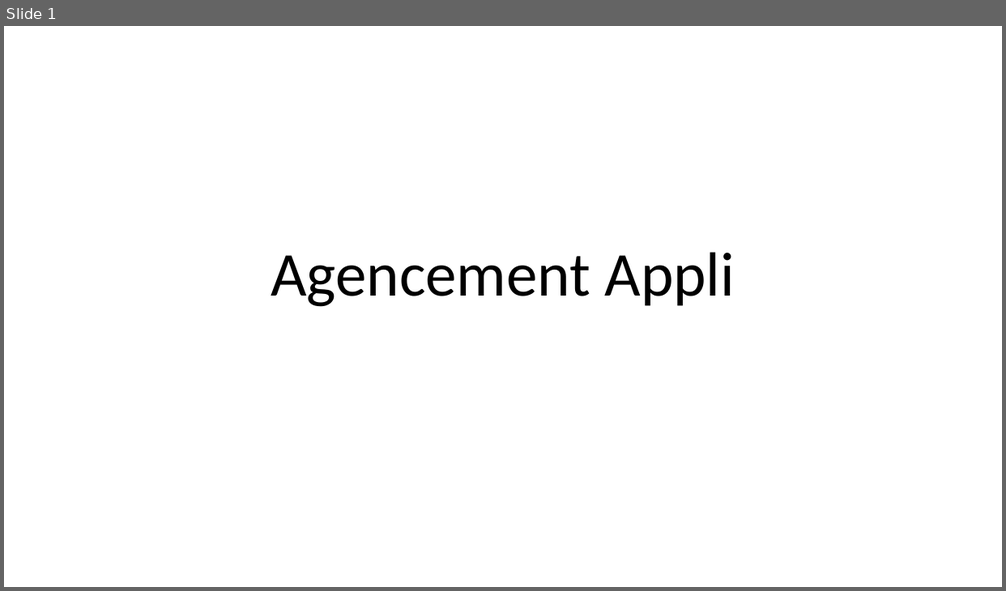
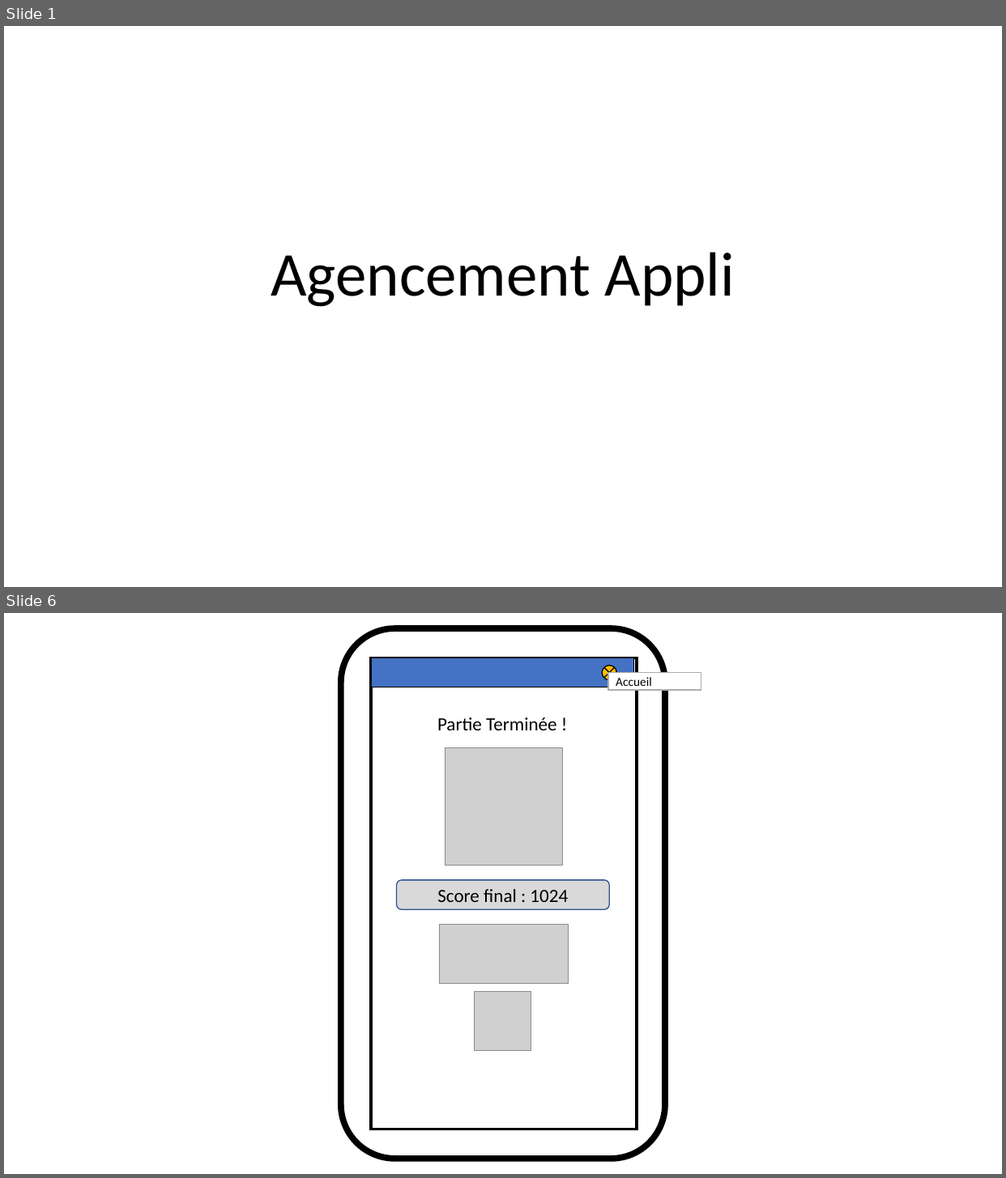
Before and after one commit to ETS-Android2/ProjetAndroidApplication, a slide deck: Analyse/Agencement Appli.odp. Shown one above the other, each under a label of ours: slide 1 before the commit, slides 1 and 6 after it; the slides between them are not shown. The pictures are 1006x591 and 1006x1178 pixels, drawn with LibreOffice and Linux fonts; fonts in the diff are those of the drawing; grey boxes stand for pictures. Boxes give left, top, right and bottom in pixels: in the first picture for what was removed or moved away, otherwise in the second. Text is boxed around its words. In the diff, an @@ line names an element or a change of style, - is before the commit and + after.

```diff
--- a/Analyse/Agencement Appli.odp
+++ b/Analyse/Agencement Appli.odp
@@ slide 6 added at bbox=[4, 613, 1002, 1174], background #FFFFFF @@
@@ freeform shape added at bbox=[341, 628, 665, 1160], fill #FFFFFF, outline #000000 6.01 pt @@
@@ freeform shape added at bbox=[372, 658, 637, 1130], fill #FFFFFF, outline #000000 3 pt @@
@@ freeform shape added at bbox=[372, 658, 634, 687], fill #4472C4, outline #000000 0.99 pt @@
@@ freeform shape added at bbox=[602, 666, 617, 680], fill #FFC000, outline #000000 0.99 pt @@
@@ freeform shape added at bbox=[609, 673, 701, 690], fill #FFFFFF, outline #AFABAB 0.99 pt, 12 pt, text #000000 @@
+Accueil
@@ text added at bbox=[437, 717, 557, 730], 18 pt, text #000000 @@
+Partie Terminée !
@@ picture added at bbox=[445, 747, 562, 865] @@
@@ freeform shape added at bbox=[396, 880, 609, 909], fill #D9D9D9, outline #2F528F 0.99 pt, 18 pt, text #000000 @@
+Score final : 1024
@@ picture added at bbox=[440, 924, 569, 983] @@
@@ picture added at bbox=[474, 992, 530, 1051] @@
```
Also in this commit, not shown: 4 slides changed.
